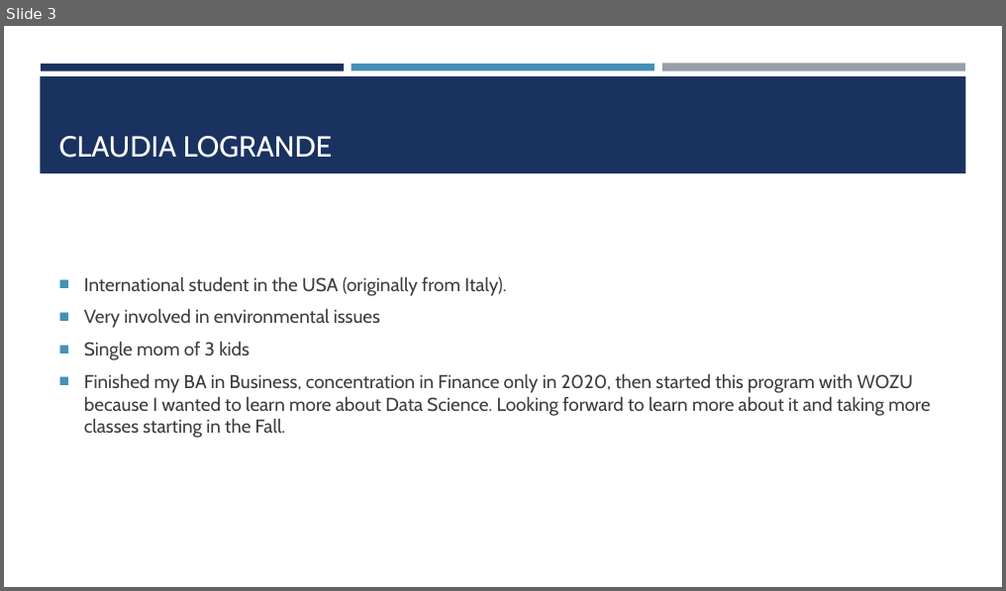
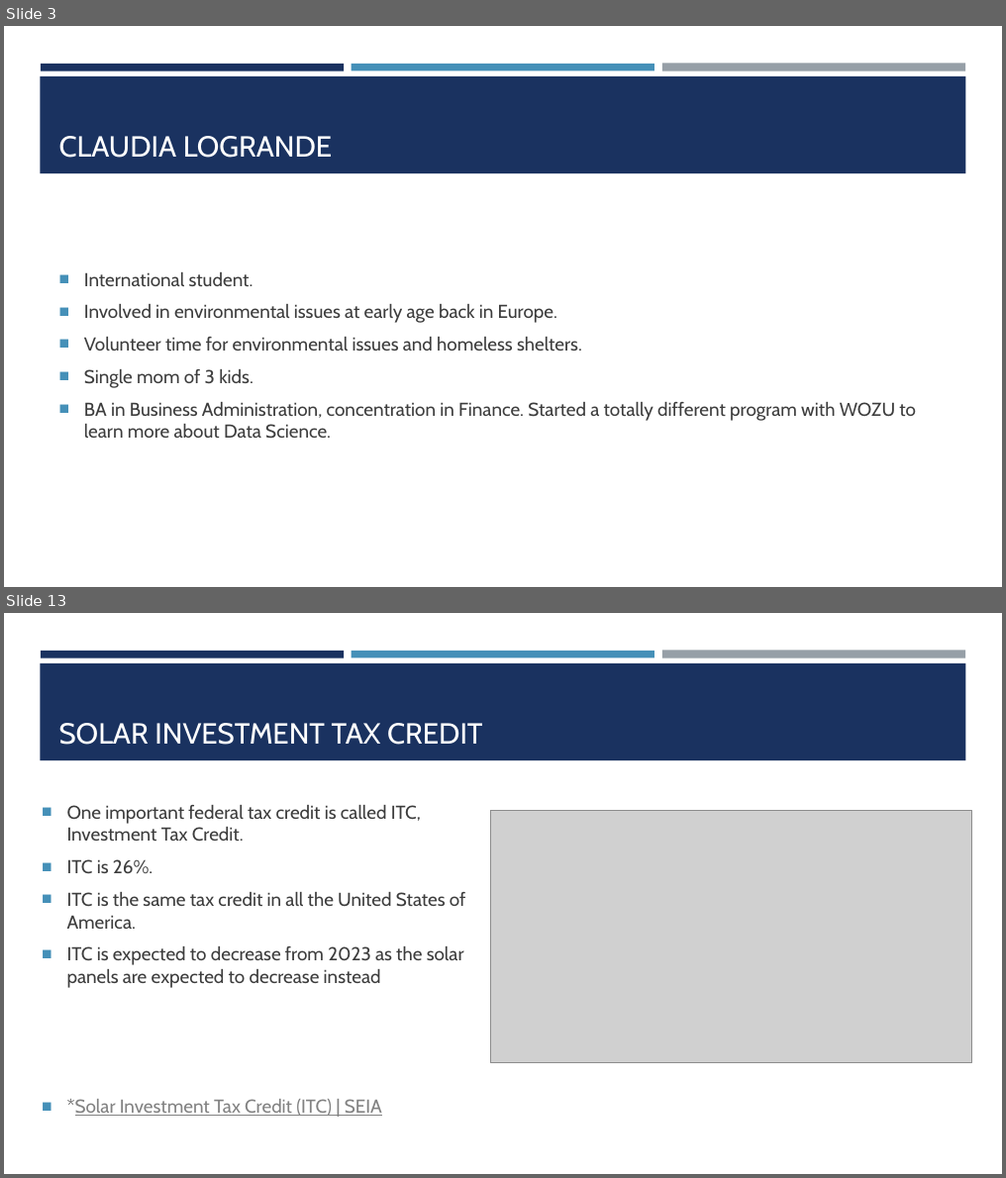
Before and after one commit to Claudy427/Final_Project, a slide deck: Solar Panels for homes.pptx. Shown one above the other, each under a label of ours: slide 3 before the commit, slides 3 and 13 after it; the slides between them are not shown. The pictures are 1006x591 and 1006x1178 pixels, drawn with LibreOffice and Linux fonts; fonts in the diff are those of the drawing; grey boxes stand for pictures. Boxes give left, top, right and bottom in pixels: in the first picture for what was removed or moved away, otherwise in the second. Text is boxed around its words. In the diff, an @@ line names an element or a change of style, - is before the commit and + after.

```diff
--- a/Solar Panels for homes.pptx
+++ b/Solar Panels for homes.pptx
@@ slide 13 added at (4,613,1002,1174), background #FFFFFF; not listed: 4 template elements that a slide beside it also shows @@
@@ title added at (59,723,483,745), 28 pt, text #FFFFFF @@
+SOLAR INVESTMENT TAX CREDIT
@@ text added at (67,805,466,1116), 18 pt, text #3D3D3D @@
+■ One important federal tax credit is called ITC, Investment Tax Credit.
+■ ITC is 26%.
+■ ITC is the same tax credit in all the United States of America.
+■ ITC is expected to decrease from 2023 as the solar panels are expected to decrease instead
+■ *Solar Investment Tax Credit (ITC) | SEIA
@@ picture added at (491,811,972,1062) @@
@@ slide 3 changed as well @@
@@ text at (84,273,916,439): text changed @@
-■ International student in the USA (originally from Italy).
-■ Very involved in environmental issues
-■ Single mom of 3 kids
-■ Finished my BA in Business, concentration in Finance only in 2020, then started this program with WOZU because I wanted to learn more about Data Science. Looking forward to learn more about it and taking more classes starting in the Fall.
+■ International student.
+■ Involved in environmental issues at early age back in Europe.
+■ Volunteer time for environmental issues and homeless shelters.
+■ Single mom of 3 kids.
+■ BA in Business Administration, concentration in Finance. Started a totally different program with WOZU to learn more about Data Science.
```
Also in this commit, not shown: 4 other slides changed, 10 other slides added, 1 slide removed.
